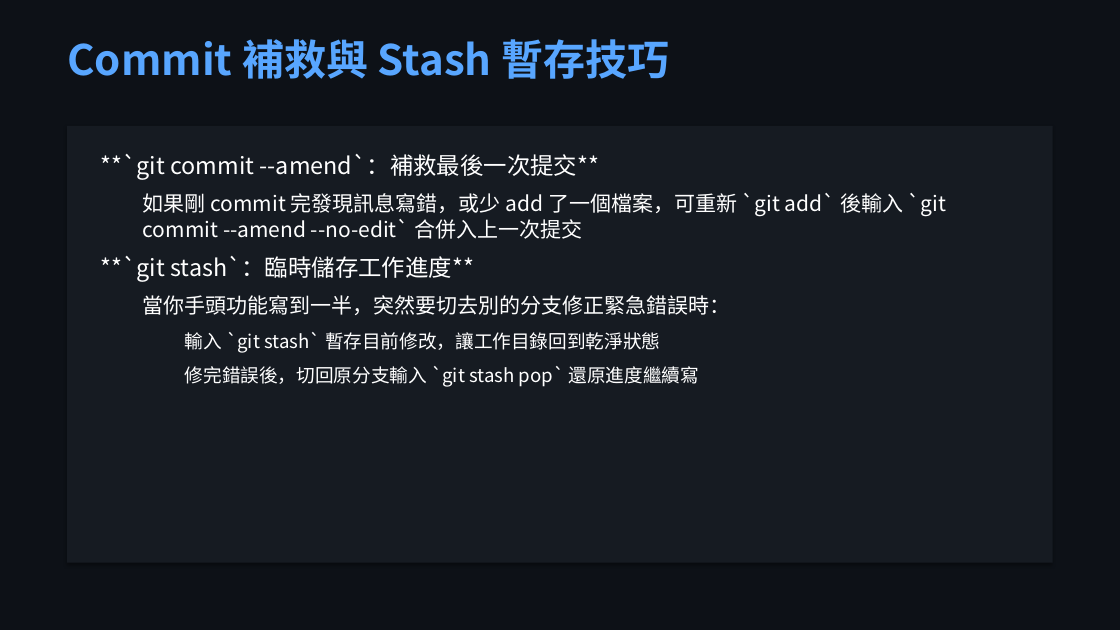
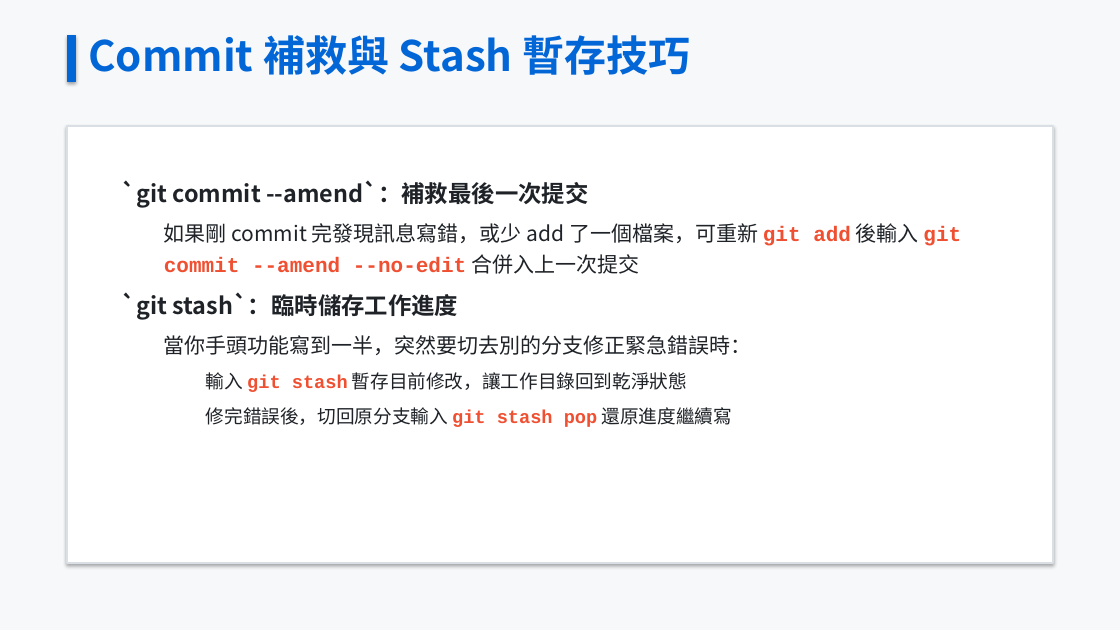
Before and after one commit to oscar7692000-beep/teaching-materials-course, a slide deck: slide 14 of GitHub_教學簡報.pptx. Drawn at 1120x630 pixels with LibreOffice and Linux fonts; fonts in the diff are those of the drawing. Boxes give left, top, right and bottom in pixels: in the first picture for what was removed or moved away, otherwise in the second. Text is boxed around its words. In the diff, an @@ line names an element or a change of style, - is before the commit and + after.

```diff
--- a/GitHub_教學簡報.pptx
+++ b/GitHub_教學簡報.pptx
@@ background #0D1117 to #F6F8FA @@
@@ text "Commit 補救與 Stash 暫存技巧" moved from (x1=67, y1=39, x2=669, y2=79) to (x1=88, y1=35, x2=690, y2=75) @@
@@ text "Commit 補救與 Stash 暫存技巧" at (x1=88, y1=35, x2=690, y2=75): text colour #58A6FF to #0366D6 @@
@@ rectangle added at (x1=67, y1=35, x2=76, y2=82), fill #0366D6, outline #0366D6 0.75 pt @@
@@ rectangle at (x1=67, y1=126, x2=1053, y2=563): fill #161B22 to #FFFFFF; outline none to #DADEE5 1.5 pt @@
@@ text at (x1=122, y1=180, x2=961, y2=320): text changed; text colour #FFFFFF to #1F2328; bold on @@
-**`git commit --amend`：補救最後一次提交**
-  如果剛 commit 完發現訊息寫錯，或少 add 了一個檔案，可重新 `git add` 後輸入 `git commit --amend --no-edit` 合併入上一次提交
-**`git stash`：臨時儲存工作進度**
+`git commit --amend`：補救最後一次提交
+  如果剛 commit 完發現訊息寫錯，或少 add 了一個檔案，可重新 git add 後輸入 git commit --amend --no-edit 合併入上一次提交
+`git stash`：臨時儲存工作進度
@@ text at (x1=164, y1=335, x2=752, y2=355): text colour #FFFFFF to #1F2328 in "當你手頭功能寫到一半，突然要切去別的分支修正緊急錯誤時："; line spacing 1 to 1.25; less space between paragraphs @@
@@ text at (x1=206, y1=372, x2=732, y2=427): text changed; text colour #FFFFFF to #1F2328 @@
-    輸入 `git stash` 暫存目前修改，讓工作目錄回到乾淨狀態
-    修完錯誤後，切回原分支輸入 `git stash pop` 還原進度繼續寫
+    輸入 git stash 暫存目前修改，讓工作目錄回到乾淨狀態
+    修完錯誤後，切回原分支輸入 git stash pop 還原進度繼續寫
```
Also in this commit, not shown: 24 other slides changed, 31 other files.
